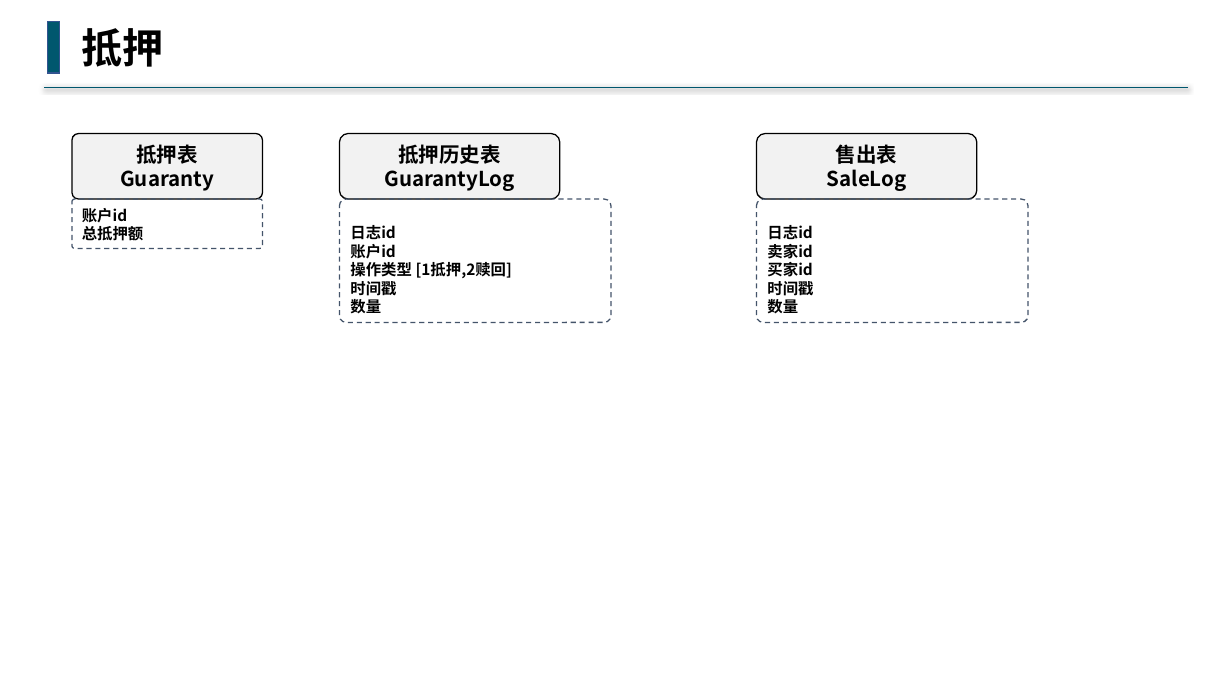
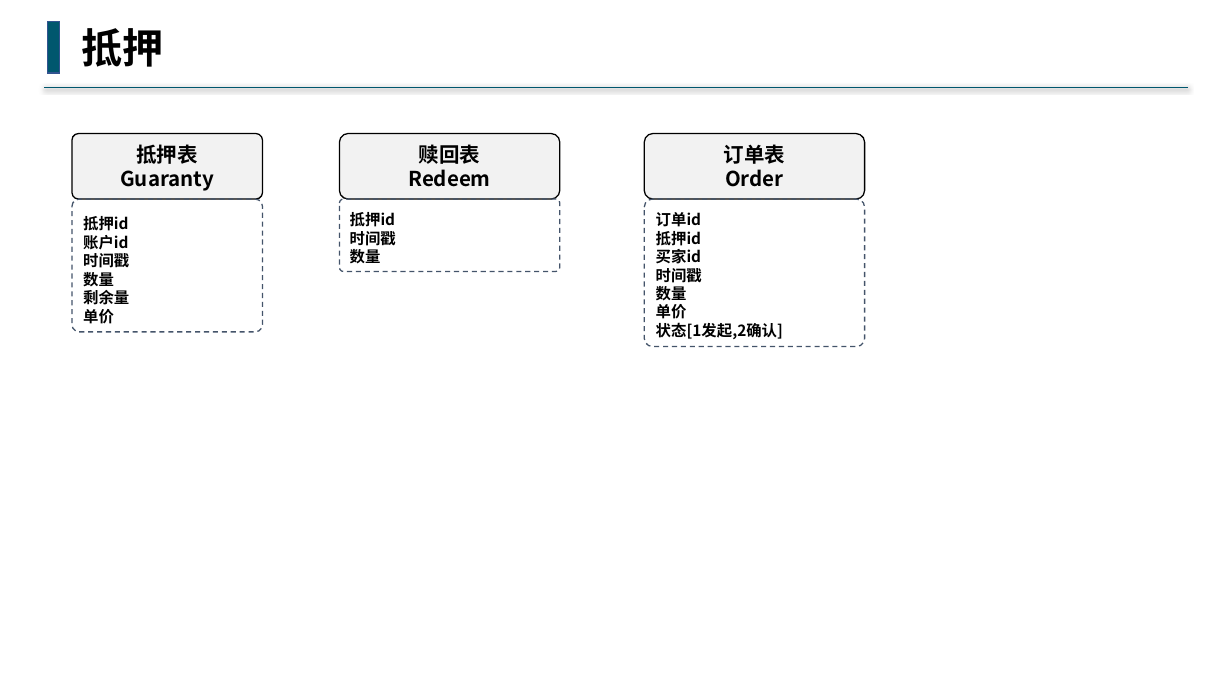
Before and after one commit to buddhachain/buddhaContract, a slide deck: slide 2 of doc/09.场外交易.pptx. Drawn at 1232x693 pixels with LibreOffice and Linux fonts; fonts in the diff are those of the drawing. Boxes give left, top, right and bottom in pixels: in the first picture for what was removed or moved away, otherwise in the second. Text is boxed around its words. In the diff, an @@ line names an element or a change of style, - is before the commit and + after.

```diff
--- a/doc/09.场外交易.pptx
+++ b/doc/09.场外交易.pptx
@@ text in rounded rectangle at (x1=408, y1=144, x2=490, y2=187): text changed @@
-抵押历史表
-GuarantyLog
+赎回表
+Redeem
@@ rounded rectangle "订单表" moved from (x1=757, y1=134, x2=977, y2=200) to (x1=644, y1=134, x2=864, y2=200) @@
@@ text in rounded rectangle at (x1=724, y1=144, x2=785, y2=187): text changed @@
-售出表
-SaleLog
+订单表
+Order
@@ rounded rectangle "抵押id" resized from (x1=72, y1=199, x2=262, y2=248) to (x1=72, y1=199, x2=262, y2=332) @@
@@ rounded rectangle "抵押id" resized from (x1=339, y1=199, x2=611, y2=323) to (x1=339, y1=199, x2=559, y2=271) @@
@@ rounded rectangle "订单id" resized from (x1=757, y1=199, x2=1029, y2=323) to (x1=644, y1=199, x2=864, y2=347) @@
@@ text in rounded rectangle at (x1=83, y1=216, x2=128, y2=231): paragraph added @@
+抵押id
@@ text in rounded rectangle at (x1=350, y1=212, x2=395, y2=227): text changed @@
-日志id
-账户id
-操作类型 [1抵押,2赎回]
+抵押id
@@ text in rounded rectangle at (x1=656, y1=212, x2=701, y2=246): text changed @@
-日志id
-卖家id
+订单id
+抵押id
@@ text in rounded rectangle at (x1=83, y1=251, x2=129, y2=324): text changed @@
-总抵押额
+时间戳
+数量
+剩余量
+单价
@@ text in rounded rectangle at (x1=656, y1=304, x2=783, y2=339): paragraphs added @@
+单价
+状态[1发起,2确认]
```
Also in this commit, not shown: 2 other slides changed.
